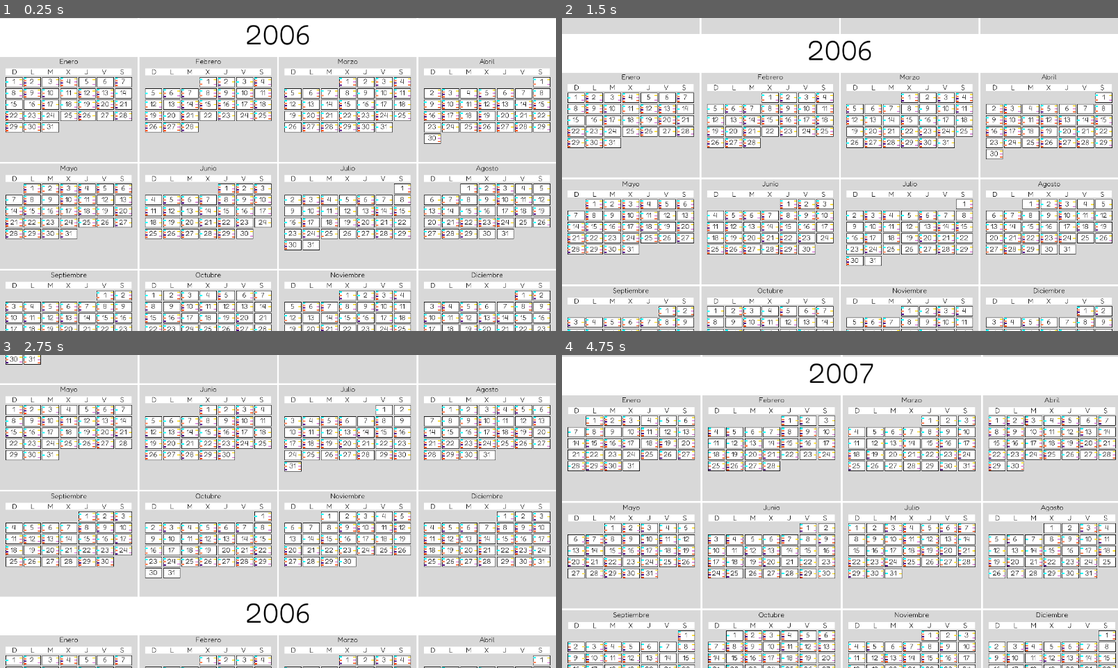
Above: before the commit, frames 1-4 (two rows, left to right).
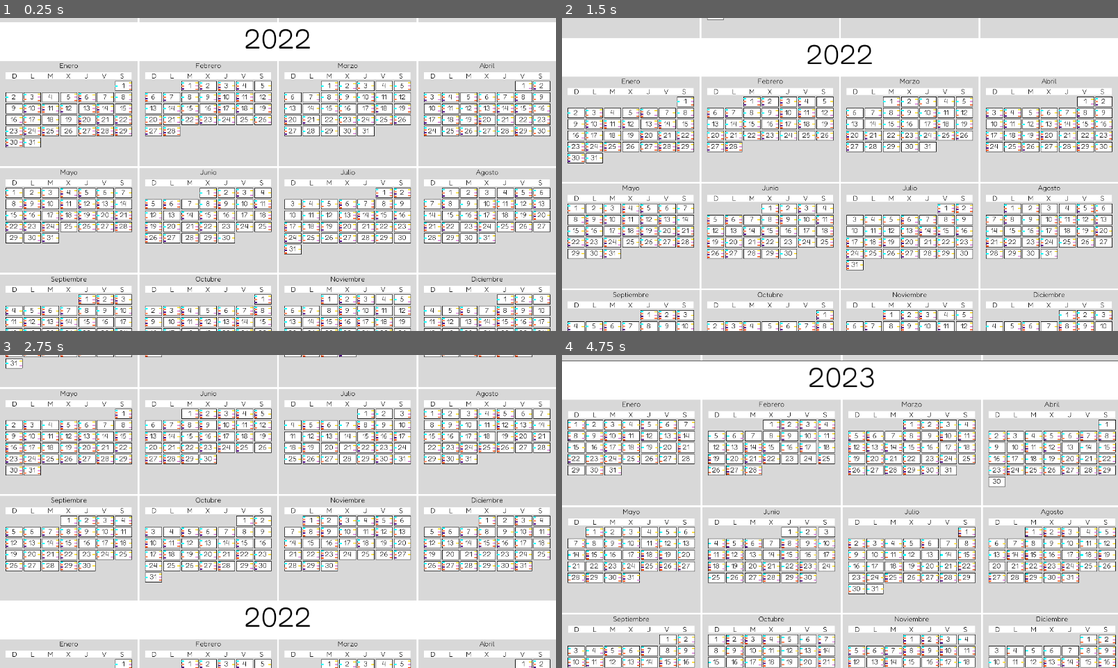
Above: after the commit, the same moments.

Repository: LeoleUCAB/herramienta-rrhh
Game: Godot game, scene res://Calendar.tscn
Two runs of this game, one before a commit and one after it. Both use one fixed random seed, a clock stepped at 60 frames per second and the inputs below.
Inputs (mouse positions are in pixels of both pictures, inside the frame that each line leads up to):
- Up to frame 1 (0.25 s): no input
- Up to frame 2 (1.5 s): tap Enter at 0.5 s; move the mouse to (962, 158) at 0.52 s; press the mouse at (962, 158) at 0.53 s; release the mouse at (962, 158) at 1.25 s; tap Space at 1.25 s; drag from (728, 190) to (812, 237) at 1.27 s
- Up to frame 3 (2.75 s): move the mouse to (333, 442) at 2.02 s; tap Mouse wheel down (cam_zoom_out) at 2.1 s; click (333, 442) at 2.17 s
- Up to frame 4 (4.75 s): tap Enter at 2.75 s; drag from (812, 574) to (673, 464) at 2.77 s; move the mouse to (1006, 558) at 3.52 s; tap Mouse wheel up (cam_zoom_in) at 3.6 s; click (1006, 558) at 3.67 s; tap Space at 4.25 s; drag from (673, 464) to (756, 433) at 4.27 s

The runs differ from the first frame. In frame 1, 37% of the frame differs, in the area x 0-100%, y 0-100%; in frame 2, 34%; in frame 3, 33%; in frame 4, 37%.

Commit message:
LoadingYear Scene, Mejoras al Infinite Scroll
- Implementado constantes para designar el rango de años que se van a cargar en la herramienta en cualquier momento dado
- Creado la escena LoadingYear para simular la carga de años que se encuentran afuera del rango delimitado
- Implementado la animacion de la carga de los años afuera del rango
- Extendido el rango de los años en la herramienta (por los momentos va desde 1950 hasta 2049)

Diff:
--- a/Calendar.gd
+++ b/Calendar.gd
@@ -3,48 +3,54 @@
 onready var scrollContainer = $ScrollContainer
 onready var vBoxContainer = $ScrollContainer/VBoxContainer
 export var yearScene: PackedScene
+export var loadingPlaceholderScene: PackedScene
 
 var newYearList: Array
 var placeholderList: Array
 
+const RANGE = 5
+const MAX_SIZE = 100
+const ITEM_HEIGHT = 23000
+const ITEM_WIDTH = 35850
+
 func _ready():
-	for i in range(30):
-		var placeholder = ColorRect.new()
-		placeholder.rect_min_size = Vector2(35850, 23000)
+	for i in range(MAX_SIZE):
+		var placeholder = loadingPlaceholderScene.instance()
+		placeholder.setYear(1950 + i)
+		placeholder.rect_min_size = Vector2(ITEM_WIDTH, ITEM_HEIGHT)
 		placeholder.set_mouse_filter(Control.MOUSE_FILTER_IGNORE)
 		placeholderList.append(placeholder)
 
-		var newYear
-		newYear = yearScene.instance()
-		newYear.setYear(2000 + i)
-		newYear.rect_min_size = Vector2(35850, 23000)
+		var newYear = yearScene.instance()
+		newYear.setYear(1950 + i)
+		newYear.rect_min_size = Vector2(ITEM_WIDTH, ITEM_HEIGHT)
 		newYear.set_mouse_filter(Control.MOUSE_FILTER_IGNORE)
 		newYearList.append(newYear)
 
-	var scrollList = Array() + placeholderList
-	scrollList.insert(5, newYearList[5])
-	scrollList.insert(6, newYearList[6])
-	scrollList.insert(7, newYearList[7])
-
-	for item in scrollList:
+	for item in placeholderList:
 		vBoxContainer.add_child(item)
 
 	yield(get_tree(), "idle_frame") #wait one frame to set scroll, it just works
-	scrollContainer.set_v_scroll(23000*6)
+
+	scrollContainer.set_v_scroll(ITEM_HEIGHT*(2022-1950))
+	_on_scroll_ended()
 	pass
 
 func _on_scroll_ended():
 	var currentVPos = scrollContainer.get_v_scroll()
-	var currentRange: Vector2 = Vector2(currentVPos / 23000 - 1, currentVPos / 23000 + 1)
+	var lowerLimit = currentVPos / ITEM_HEIGHT - (RANGE / 2)
+	lowerLimit = 0 if lowerLimit < 0 else lowerLimit
+	var higherLimit = lowerLimit + RANGE if lowerLimit + RANGE < MAX_SIZE else MAX_SIZE
+
 	var scrollList = Array() + placeholderList
-	for i in range(currentRange[0], currentRange[1] + 1):
+	for i in range(lowerLimit, higherLimit):
+		scrollList.remove(i)
 		scrollList.insert(i, newYearList[i])
 
 	delete_children(vBoxContainer)
-	print(scrollList)
 	for item in scrollList:
 		vBoxContainer.add_child(item)
-	prints("ended", currentRange)
+	prints("ended", lowerLimit, higherLimit, currentVPos / ITEM_HEIGHT)
 	pass
 
 static func delete_children(node):
--- a/Calendar.tscn
+++ b/Calendar.tscn
@@ -1,13 +1,15 @@
-[gd_scene load_steps=5 format=2]
+[gd_scene load_steps=6 format=2]
 
 [ext_resource path="res://scenes/yearView/Year.tscn" type="PackedScene" id=1]
 [ext_resource path="res://CameraController.gd" type="Script" id=2]
 [ext_resource path="res://Calendar.gd" type="Script" id=3]
 [ext_resource path="res://ScrollContainer.gd" type="Script" id=4]
+[ext_resource path="res://scenes/yearView/LoadingYear.tscn" type="PackedScene" id=5]
 
 [node name="Calendar" type="Node2D"]
 script = ExtResource( 3 )
 yearScene = ExtResource( 1 )
+loadingPlaceholderScene = ExtResource( 5 )
 
 [node name="ScrollContainer" type="ScrollContainer" parent="."]
 margin_right = 35852.0
--- /dev/null
+++ b/scenes/yearView/LoadingYear.gd
@@ -0,0 +1,11 @@
+extends Control
+
+onready var yearNumber = $YearNumber
+
+var year: int = 1900 setget setYear
+
+func _ready():
+	yearNumber.text = year as String
+
+func setYear(value):
+	year = value
--- /dev/null
+++ b/scenes/yearView/LoadingYear.tscn
@@ -0,0 +1,110 @@
+[gd_scene load_steps=7 format=2]
+
+[ext_resource path="res://res/fonts/fredoka/Fredoka-VariableFont_wdth,wght.ttf" type="DynamicFontData" id=1]
+[ext_resource path="res://res/img/loading.png" type="Texture" id=2]
+[ext_resource path="res://scenes/yearView/LoadingYear.gd" type="Script" id=3]
+
+[sub_resource type="DynamicFont" id=1]
+size = 64
+outline_size = 1
+use_mipmaps = true
+use_filter = true
+font_data = ExtResource( 1 )
+
+[sub_resource type="Animation" id=2]
+resource_name = "LoadingSpinning"
+loop = true
+tracks/0/type = "value"
+tracks/0/path = NodePath(".:rect_rotation")
+tracks/0/interp = 1
+tracks/0/loop_wrap = true
+tracks/0/imported = false
+tracks/0/enabled = true
+tracks/0/keys = {
+"times": PoolRealArray( 0, 1 ),
+"transitions": PoolRealArray( 1, 1 ),
+"update": 0,
+"values": [ 0.0, 360.0 ]
+}
+
+[sub_resource type="Animation" id=3]
+length = 0.001
+tracks/0/type = "value"
+tracks/0/path = NodePath(".:rect_rotation")
+tracks/0/interp = 1
+tracks/0/loop_wrap = true
+tracks/0/imported = false
+tracks/0/enabled = true
+tracks/0/keys = {
+"times": PoolRealArray( 0 ),
+"transitions": PoolRealArray( 1 ),
+"update": 0,
+"values": [ 0.0 ]
+}
+
+[node name="LoadingYear" type="Control"]
+anchor_right = 1.0
+anchor_bottom = 1.0
+rect_min_size = Vector2( 35850, 23000 )
+mouse_filter = 2
+script = ExtResource( 3 )
+__meta__ = {
+"_edit_use_anchors_": false
+}
+
+[node name="ColorRect" type="ColorRect" parent="."]
+margin_right = 35850.0
+margin_bottom = 23000.0
+mouse_filter = 2
+__meta__ = {
+"_editor_description_": ""
+}
+
+[node name="YearNumber" type="Label" parent="."]
+margin_top = -152.0
+margin_right = 1280.0
+margin_bottom = -68.0
+rect_scale = Vector2( 28, 28 )
+size_flags_horizontal = 4
+custom_colors/font_color = Color( 0, 0, 0, 1 )
+custom_fonts/font = SubResource( 1 )
+text = "Test"
+align = 1
+valign = 1
+__meta__ = {
+"_edit_use_anchors_": false
+}
+
+[node name="Loading" type="ColorRect" parent="."]
+margin_top = 2483.2
+margin_right = 35840.0
+margin_bottom = 23000.0
+mouse_filter = 2
+color = Color( 0.85098, 0.85098, 0.85098, 1 )
+__meta__ = {
+"_edit_use_anchors_": false
+}
+
+[node name="TextureRect" type="TextureRect" parent="Loading"]
+anchor_left = 0.5
+anchor_top = 0.5
+anchor_right = 0.5
+anchor_bottom = 0.5
+margin_left = -3077.5
+margin_top = -3077.5
+margin_right = 3077.5
+margin_bottom = 3077.5
+rect_pivot_offset = Vector2( 3077.5, 3077.5 )
+mouse_filter = 2
+texture = ExtResource( 2 )
+expand = true
+stretch_mode = 5
+__meta__ = {
+"_edit_use_anchors_": false
+}
+
+[node name="Animation" type="AnimationPlayer" parent="Loading"]
+root_node = NodePath("../TextureRect")
+autoplay = "LoadingSpinning"
+anims/LoadingSpinning = SubResource( 2 )
+anims/RESET = SubResource( 3 )
Binary file added: res/img/loading.png
Not shown, added: res/img/loading.png.import
